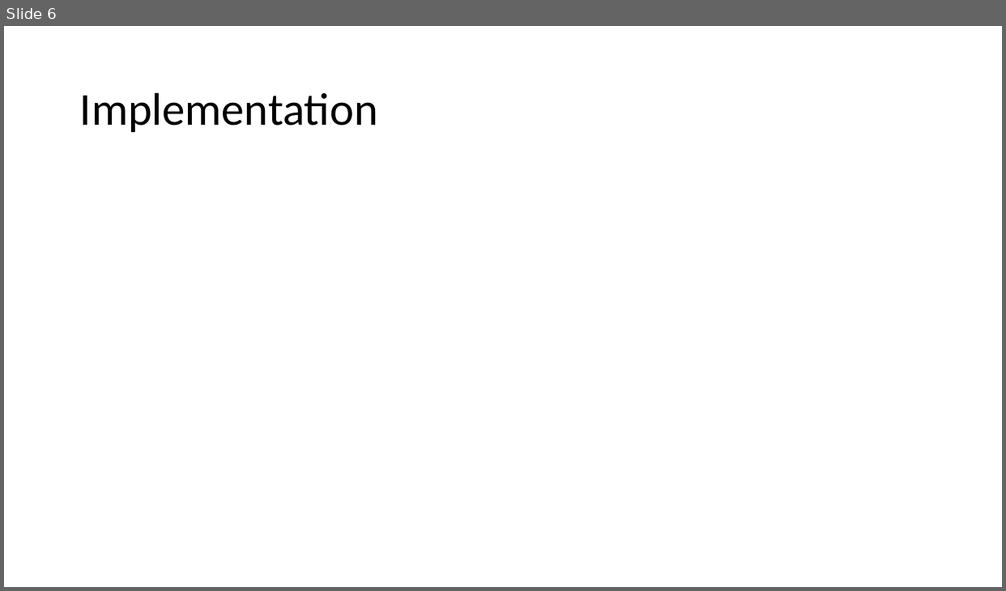
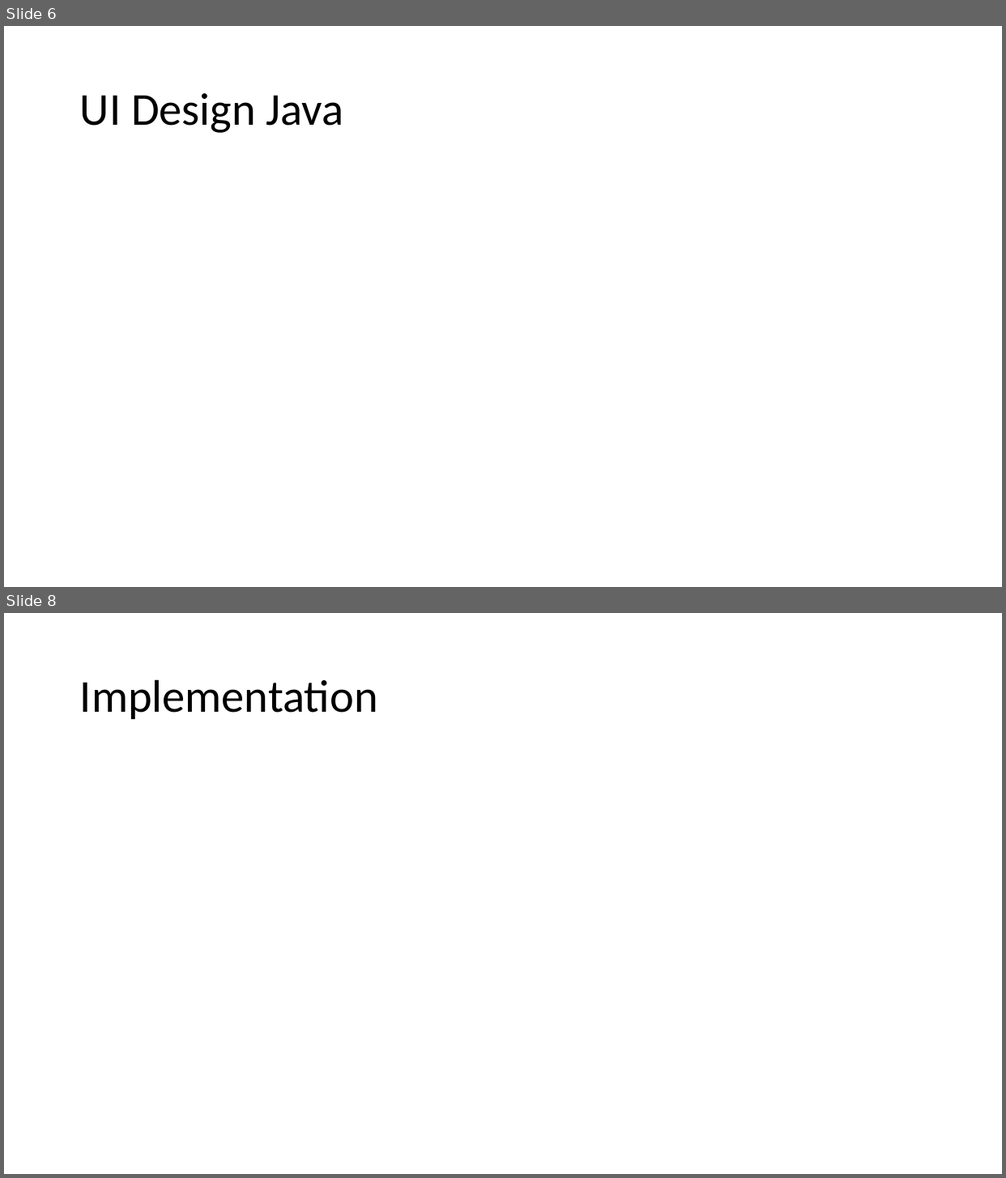
Before and after one commit to GroupProjectSpaceGame/Group-Project, a slide deck: Documentation/Space Adventure Game.pptx. Shown one above the other, each under a label of ours: slide 6 before the commit, slides 6 and 8 after it; the slides between them are not shown. The pictures are 1006x591 and 1006x1178 pixels, drawn with LibreOffice and Linux fonts; fonts in the diff are those of the drawing. Boxes give left, top, right and bottom in pixels: in the first picture for what was removed or moved away, otherwise in the second. Text is boxed around its words. In the diff, an @@ line names an element or a change of style, - is before the commit and + after.

```diff
--- a/Documentation/Space Adventure Game.pptx
+++ b/Documentation/Space Adventure Game.pptx
@@ slide 6 added at bbox=[4, 26, 1002, 587], background #FFFFFF @@
@@ title added at bbox=[80, 93, 344, 133], 44 pt, text #000000 @@
+UI Design Java
@@ what was slide 6 is now slide 8 @@
```
Also in this commit, not shown: 1 slide changed, 1 other slide added, 1 other file.
